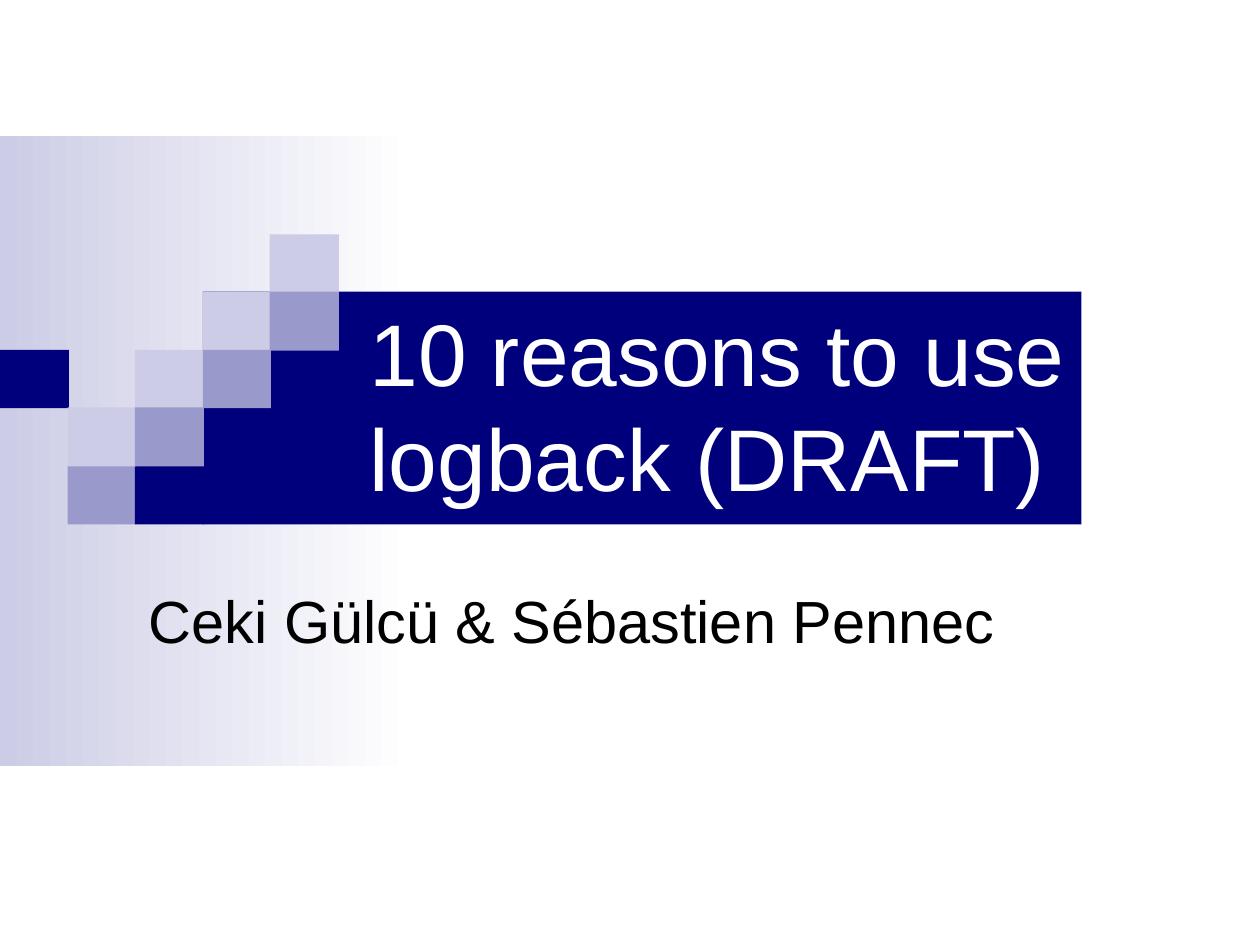
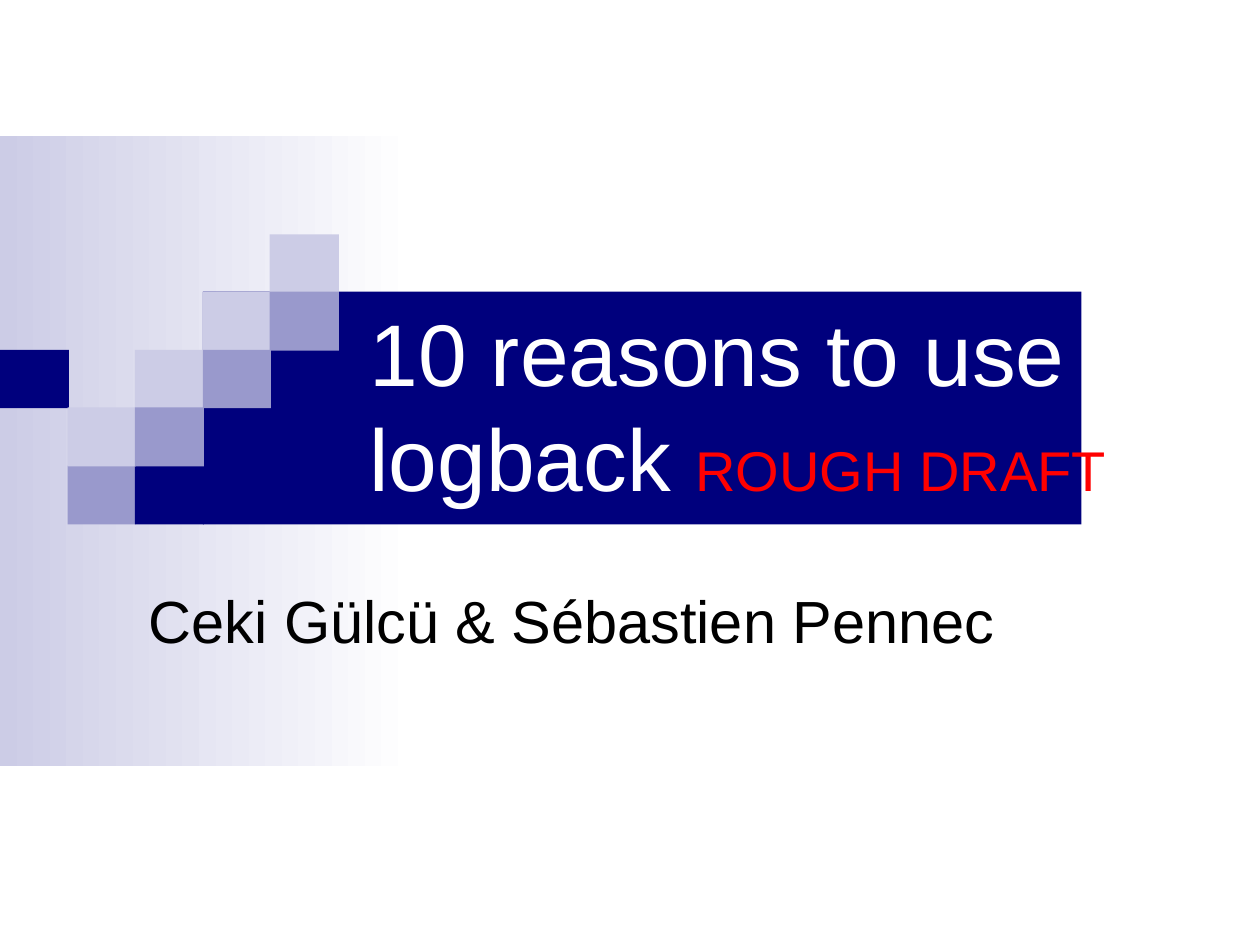
Before and after one commit to qos-ch/logback, a slide deck: slide 1 of logback-site/src/site/resources/10reasons.ppt. Drawn at 1260x945 pixels with LibreOffice and Linux fonts; fonts in the diff are those of the drawing; background and template pictures are left out. Boxes give left, top, right and bottom in pixels: in the first picture for what was removed or moved away, otherwise in the second. Text is boxed around its words. In the diff, an @@ line names an element or a change of style, - is before the commit and + after.

```diff
--- a/logback-site/src/site/resources/10reasons.ppt
+++ b/logback-site/src/site/resources/10reasons.ppt
@@ title at bbox=[369, 325, 1107, 508]: text changed @@
-10 reasons to use logback (DRAFT)
+10 reasons to use logback ROUGH DRAFT
```
Also in this commit, not shown: 1 slide added, 1 other file.
